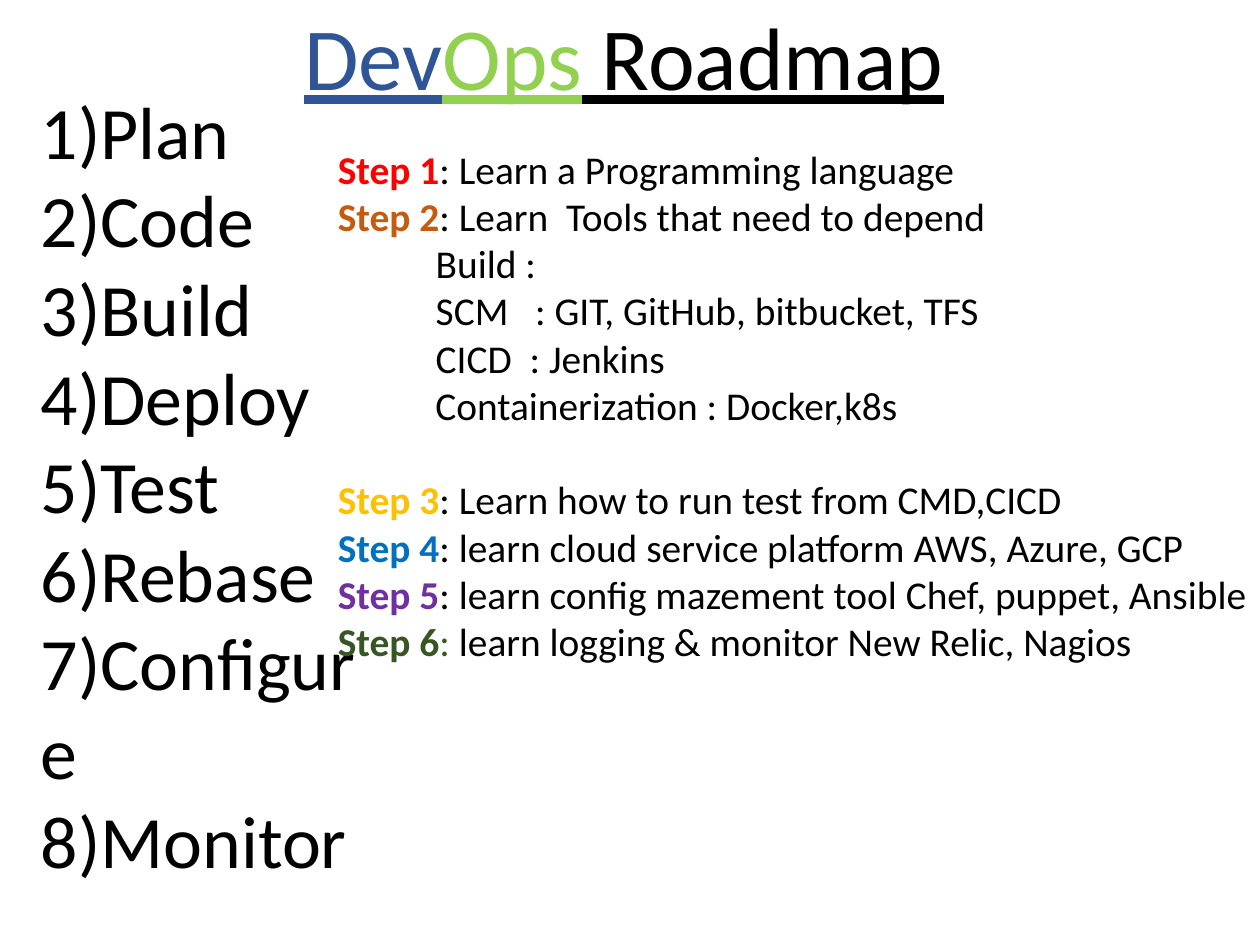
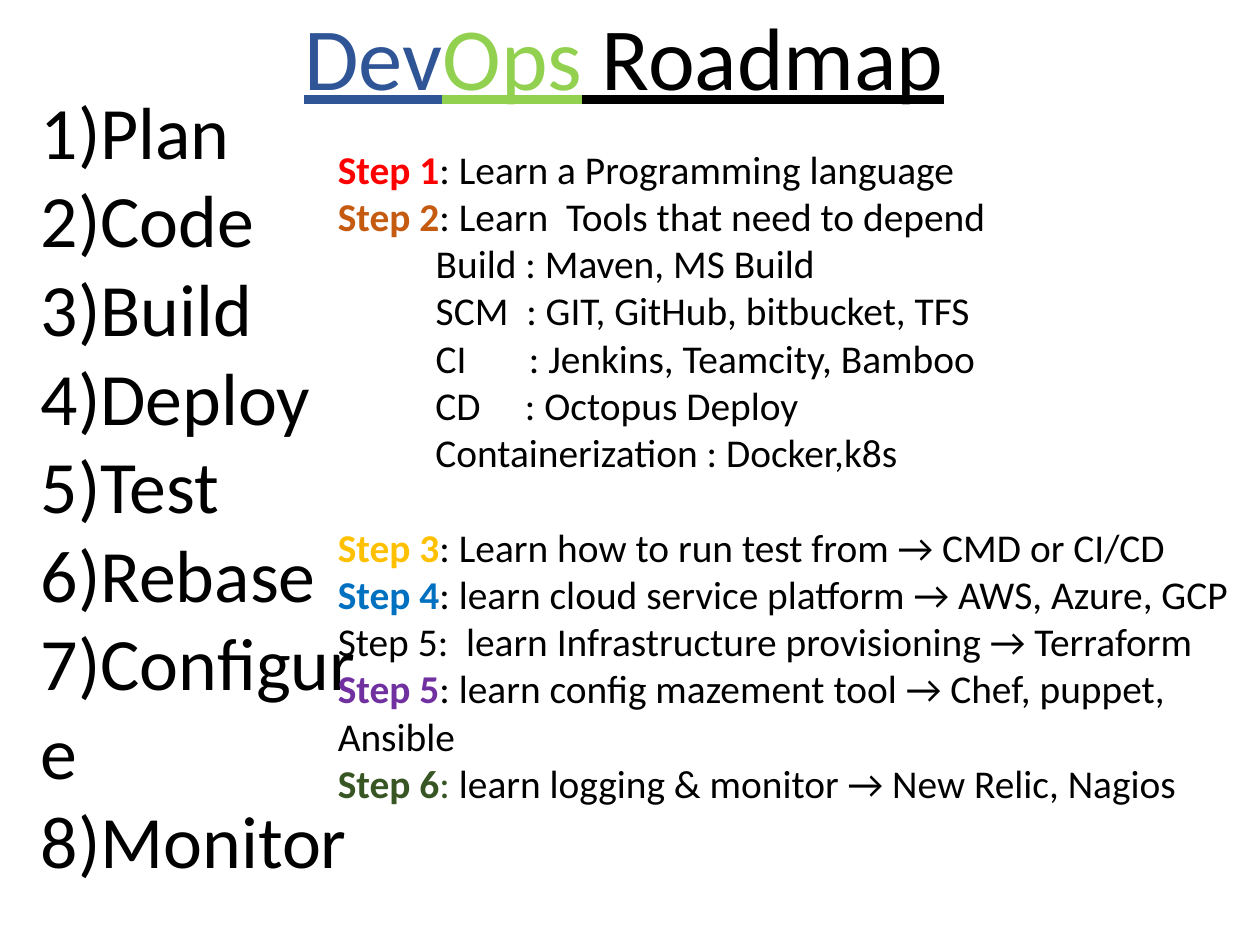
Before and after one commit to Niteshbhat/DevOpsHIt, a slide deck: slide 8 of devops-hsit.pptx (slide 9 before the commit). Drawn at 1260x945 pixels with LibreOffice and Linux fonts; fonts in the diff are those of the drawing. Boxes give left, top, right and bottom in pixels: in the first picture for what was removed or moved away, otherwise in the second. Text is boxed around its words. In the diff, an @@ line names an element or a change of style, - is before the commit and + after.

Commit message:
changes some data

```diff
--- a/devops-hsit.pptx
+++ b/devops-hsit.pptx
@@ text at (436,250,815,283): text changed @@
-Build :
+Build : Maven, MS Build
@@ text at (338,345,1227,805): text changed @@
-CICD : Jenkins
-Containerization : Docker,k8s
-Step 3: Learn how to run test from CMD,CICD
-Step 4: learn cloud service platform AWS, Azure, GCP
-Step 5: learn config mazement tool Chef, puppet, Ansible
-Step 6: learn logging & monitor New Relic, Nagios
+CI : Jenkins, Teamcity, Bamboo
+CD : Octopus Deploy
+Containerization : Docker,k8s
+Step 3: Learn how to run test from → CMD or CI/CD
+Step 4: learn cloud service platform → AWS, Azure, GCP
+Step 5: learn Infrastructure provisioning → Terraform
+Step 5: learn config mazement tool → Chef, puppet, Ansible
+Step 6: learn logging & monitor → New Relic, Nagios
```
